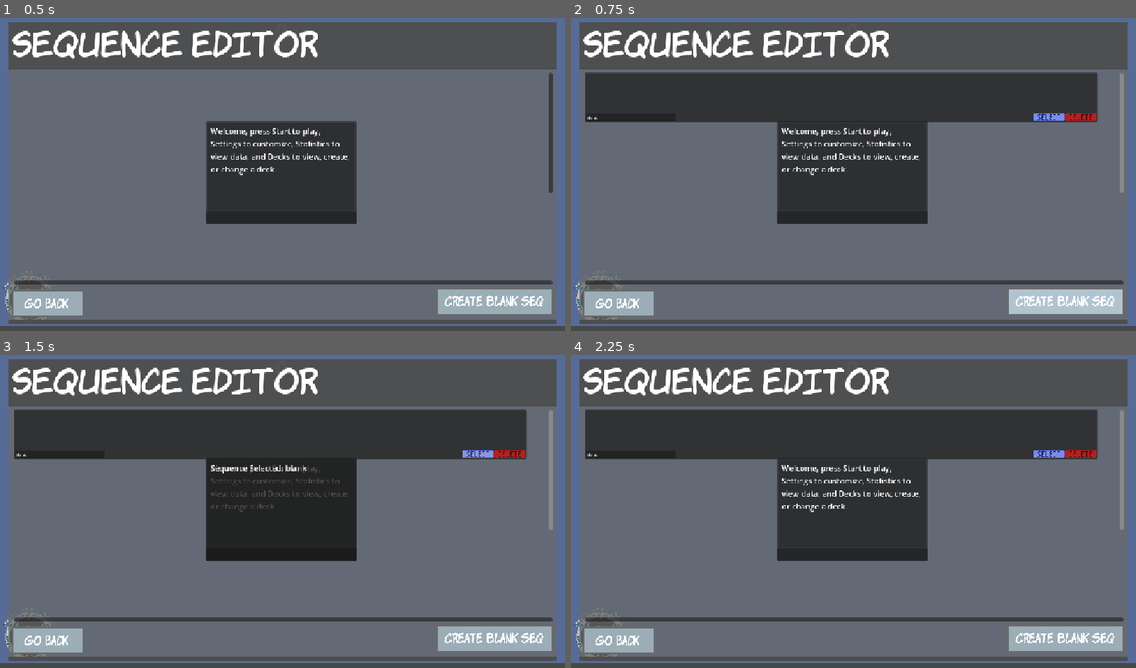
Above: before the commit, frames 1-4 (two rows, left to right).
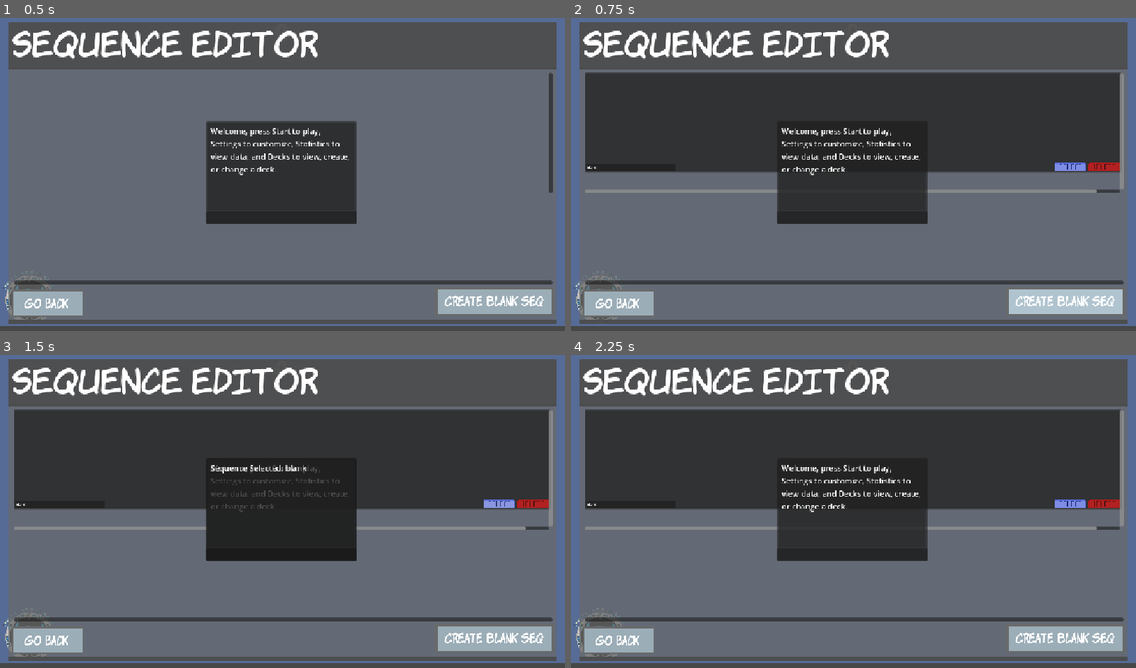
Above: after the commit, the same moments.

Repository: 255-Ping/Flashcards
Game: Godot game, scene res://Scenes/flash_card_main.tscn
The game is run twice, just before and just after one commit, with the same random seed, the same clock (stepped at 60 frames per second) and the same inputs.
Inputs (mouse positions are in pixels of both pictures, inside the frame that each line leads up to; where the layout moved, square brackets give the same spot in the first picture):
- Up to frame 1 (0.5 s): no input
- Up to frame 2 (0.75 s): click "Create Blank Seq" at 0.5 s
- Up to frame 3 (1.5 s): click (497, 505) [480, 455] at 1.25 s
- Up to frame 4 (2.25 s): click (853, 555) at 2.02 s

Frame 1 is identical in both runs. In frame 2, 13% of the frame differs, in the area x 2-98%, y 17-56%; in frame 3, 13%; in frame 4, 13%.

Commit message:
Sequencer UI final 1

Diff:
--- a/Scenes/sequence.tscn
+++ b/Scenes/sequence.tscn
@@ -9,30 +9,32 @@
 [ext_resource type="Texture2D" uid="uid://y37g71f1p6yp" path="res://Textures/Buttons/select_hover.png" id="10_se0cs"]
 
 [node name="Sequence" type="Control"]
-custom_minimum_size = Vector2(1000, 100)
+custom_minimum_size = Vector2(1140, 200)
 layout_mode = 3
-anchor_right = 0.99200004
-anchor_bottom = 0.15400001
-offset_right = 0.21594238
-offset_bottom = 0.20799255
+anchor_right = 1.0
+anchor_bottom = 0.30900002
+offset_right = -12.0
+offset_bottom = -0.23200989
 script = ExtResource("1_pec0k")
 
 [node name="ColorRect" type="ColorRect" parent="."]
 layout_mode = 1
-anchors_preset = 15
+anchors_preset = -1
 anchor_right = 1.0
-anchor_bottom = 1.0
+anchor_bottom = 1.567
 offset_right = -46.0
+offset_bottom = -109.72
 grow_horizontal = 2
 grow_vertical = 2
 color = Color(0.2509804, 0.2509804, 0.2509804, 0.47843137)
 
 [node name="Panel" type="Panel" parent="."]
 layout_mode = 1
-anchors_preset = 15
-anchor_right = 1.0
-anchor_bottom = 1.0
-offset_right = -45.0
+anchors_preset = -1
+anchor_right = 0.961
+anchor_bottom = 1.57
+offset_right = -0.42297363
+offset_bottom = -112.0
 grow_horizontal = 2
 grow_vertical = 2
 
@@ -42,6 +44,7 @@
 anchor_right = 0.998
 anchor_bottom = 0.8
 offset_left = 2.0
+offset_bottom = 20.399994
 
 [node name="HBoxContainer" type="HBoxContainer" parent="Panel/ScrollContainer"]
 layout_mode = 2
@@ -50,20 +53,20 @@
 
 [node name="DeleteButton" type="TextureButton" parent="Panel"]
 layout_mode = 0
-offset_left = 980.0
-offset_top = 82.0
-offset_right = 1044.0
-offset_bottom = 98.0
+offset_left = 1027.0
+offset_top = 184.0
+offset_right = 1091.0
+offset_bottom = 200.0
 texture_normal = ExtResource("2_txpqf")
 texture_pressed = ExtResource("3_mai06")
 texture_hover = ExtResource("4_4idx5")
 
 [node name="SelectButton" type="TextureButton" parent="Panel"]
 layout_mode = 0
-offset_left = 914.0
-offset_top = 82.0
-offset_right = 978.0
-offset_bottom = 98.0
+offset_left = 958.0
+offset_top = 184.0
+offset_right = 1022.0
+offset_bottom = 200.0
 texture_normal = ExtResource("8_ro2pu")
 texture_pressed = ExtResource("9_t4fva")
 texture_hover = ExtResource("10_se0cs")
@@ -71,9 +74,9 @@
 [node name="SequenceName" type="LineEdit" parent="Panel"]
 layout_mode = 0
 offset_left = 2.0
-offset_top = 83.0
+offset_top = 185.0
 offset_right = 370.0
-offset_bottom = 114.0
+offset_bottom = 216.0
 scale = Vector2(0.5, 0.5)
 
 [connection signal="pressed" from="Panel/DeleteButton" to="." method="_on_delete_button_pressed"]
--- a/Scripts/DataManagement/sequence_manager.gd
+++ b/Scripts/DataManagement/sequence_manager.gd
@@ -35,7 +35,7 @@
 	if !loaded.has(deckname):
 		loaded[str(loaded.size())] = deckname
 	else:
-		push_error("Error")
+		push_error("Sequence already has deck")
 	save.save_json(str(filename, ".seq"), loaded)
 
 func delete_sequence(filename: String):
--- a/Scripts/SequenceEditor/sequence_deck.gd
+++ b/Scripts/SequenceEditor/sequence_deck.gd
@@ -9,12 +9,18 @@
 var deck: String
 var parent_ui
 
+var new_scale: float = 1
+var select_button: bool = true
+
 var main
 
 # Called when the node enters the scene tree for the first time.
 func _ready() -> void:
 	main = get_tree().current_scene
 	$DeckName.text = deck
+	$SelectButton.visible = select_button
+	#$Card.scale = $Card.scale * new_scale
+	#custom_minimum_size = custom_minimum_size * new_scale
 
 
 func _on_select_button_pressed() -> void:
--- a/Scripts/SequenceEditor/sequence_ui.gd
+++ b/Scripts/SequenceEditor/sequence_ui.gd
@@ -49,6 +49,8 @@
 		var instance = sequence_deck.instantiate()
 		instance.parent_ui = self
 		instance.deck = decks[d]
-		instance.scale = Vector2(0.5,0.5)
-		instance.custom_minimum_size = Vector2(70.0, 120.0)
+		instance.new_scale = 0.5
+		instance.select_button = false
+		#instance.scale = Vector2(0.5,0.5)
+		#instance.custom_minimum_size = Vector2(70.0, 120.0)
 		scroll_box_1.add_child(instance)
